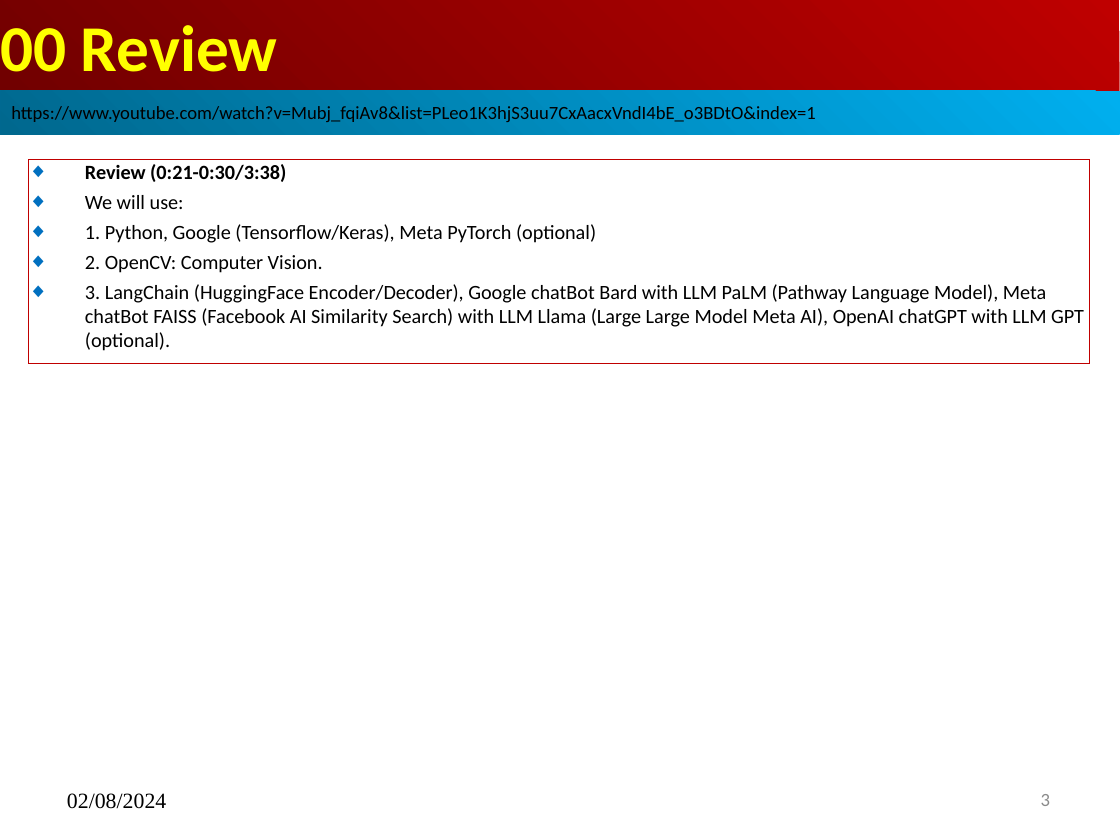
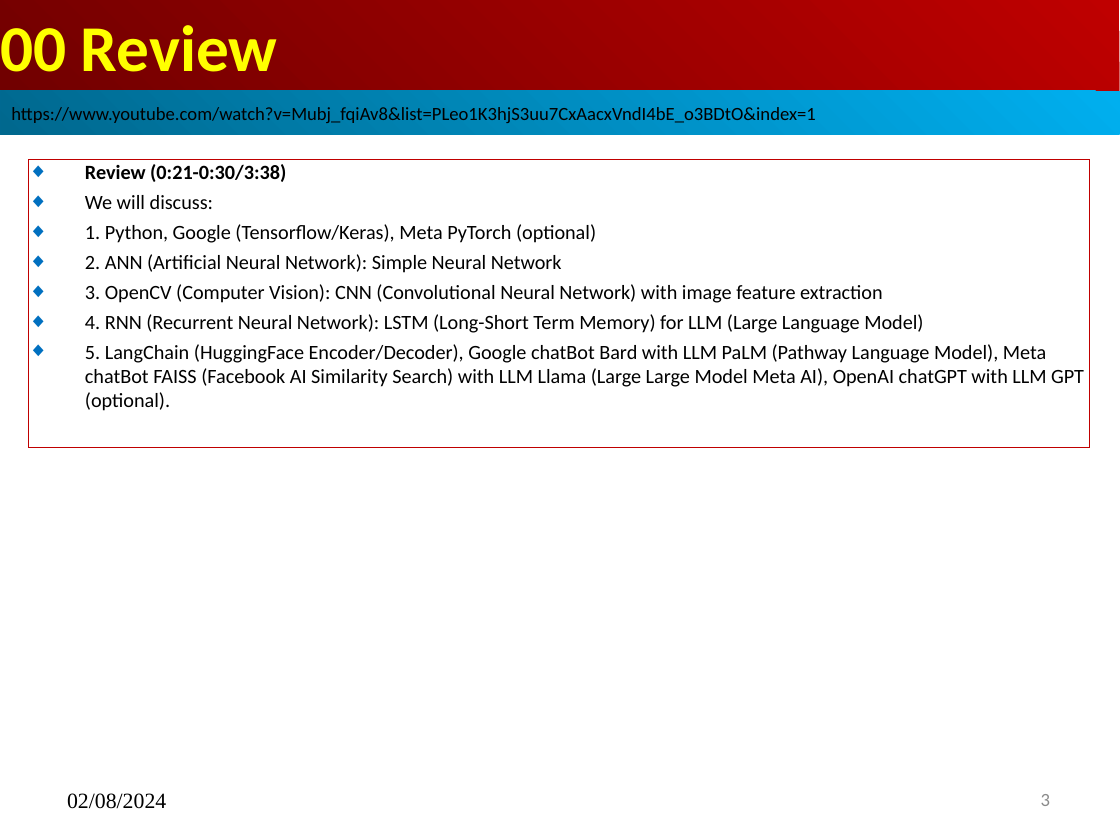
Before and after one commit to peterhchen/AIU_CS512_DL, a slide deck: slide 3 of 000_Lecture_Project/week02/01_Lecture/00_w01_Review.ppt. Drawn at 1120x840 pixels with LibreOffice and Linux fonts; fonts in the diff are those of the drawing. Boxes give left, top, right and bottom in pixels: in the first picture for what was removed or moved away, otherwise in the second. Text is boxed around its words. In the diff, an @@ line names an element or a change of style, - is before the commit and + after.

```diff
--- a/000_Lecture_Project/week02/01_Lecture/00_w01_Review.ppt
+++ b/000_Lecture_Project/week02/01_Lecture/00_w01_Review.ppt
@@ subtitle "Review (0:21-0:30/3:38)": place and size @@
-subtitle "Review (0:21-0:30/3:38)" at (28, 159, 1090, 364)
+subtitle "Review (0:21-0:30/3:38)" at (28, 159, 1090, 448)
@@ subtitle at (85, 195, 213, 209): text changed @@
-◆ We will use:
+◆ We will discuss:
@@ subtitle at (85, 254, 1084, 411): text changed @@
-◆ 2. OpenCV: Computer Vision.
-◆ 3. LangChain (HuggingFace Encoder/Decoder), Google chatBot Bard with LLM PaLM (Pathway Language Model), Meta chatBot FAISS (Facebook AI Similarity Search) with LLM Llama (Large Large Model Meta AI), OpenAI chatGPT with LLM GPT (optional).
+◆ 2. ANN (Artificial Neural Network): Simple Neural Network
+◆ 3. OpenCV (Computer Vision): CNN (Convolutional Neural Network) with image feature extraction
+◆ 4. RNN (Recurrent Neural Network): LSTM (Long-Short Term Memory) for LLM (Large Language Model)
+◆ 5. LangChain (HuggingFace Encoder/Decoder), Google chatBot Bard with LLM PaLM (Pathway Language Model), Meta chatBot FAISS (Facebook AI Similarity Search) with LLM Llama (Large Large Model Meta AI), OpenAI chatGPT with LLM GPT (optional).
```
Also in this commit, not shown: 2 slides added, 1 slide removed.
